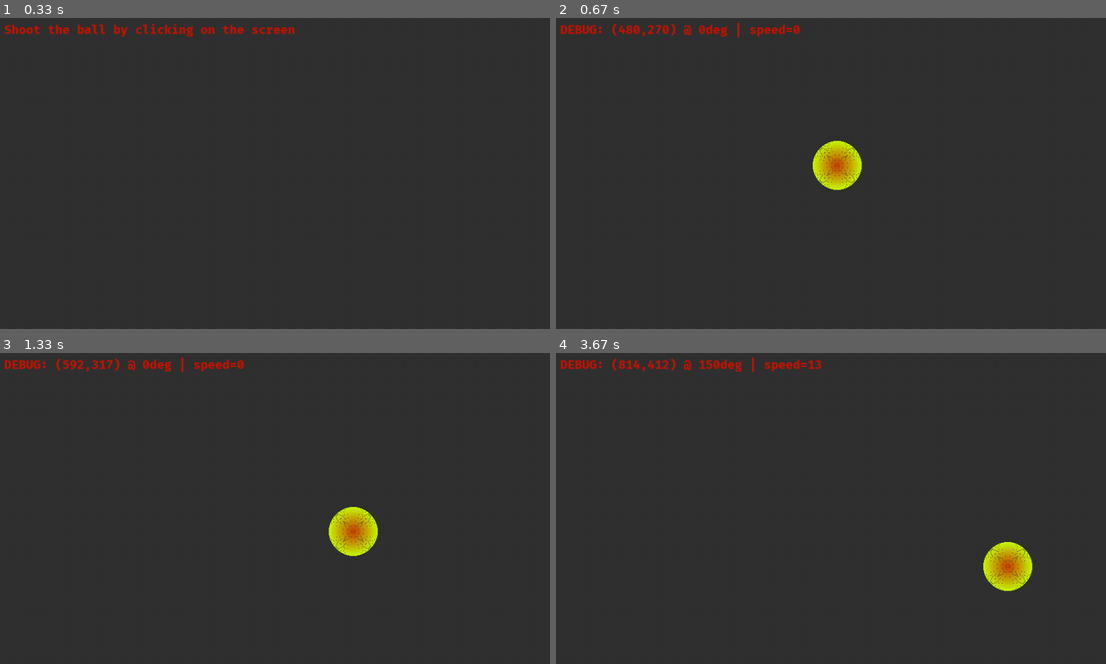
Above: before the commit, frames 1-4 (two rows, left to right).
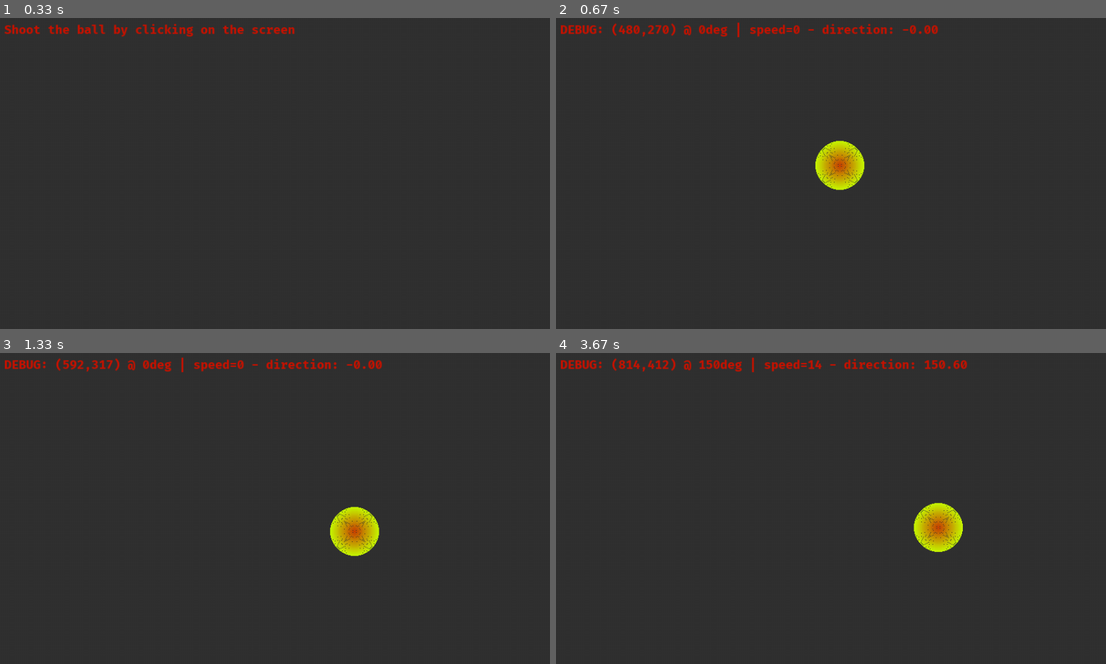
Above: after the commit, the same moments.

Repository: bhbmaster/pygame-shoot-ball
Game: pygame game, started from shoot.py
Same seed, same stepped clock (60 frames per second), same inputs: the game is played once before the commit and once after it.
Inputs (mouse positions are in pixels of both pictures, inside the frame that each line leads up to):
- Up to frame 1 (0.33 s): no input
- Up to frame 2 (0.67 s): click (836, 164) at 0.38 s
- Up to frame 3 (1.33 s): click (352, 530) at 1.22 s
- Up to frame 4 (3.67 s): click (605, 489) at 1.55 s; click (836, 542) at 1.88 s; click (963, 474) at 2.22 s; click (1056, 595) at 2.55 s; press the mouse at (1056, 595) at 2.87 s; move the mouse to (1056, 580) at 2.97 s; release the mouse at (1056, 570) at 3.1 s; press the mouse at (1056, 595) at 3.2 s; move the mouse to (957, 539) at 3.3 s; release the mouse at (864, 486) at 3.43 s; press the mouse at (1056, 595) at 3.53 s; move the mouse to (875, 514) at 3.63 s

Frame 1 is identical in both runs. In frame 2, 0.7% of the frame differs, in the area x 45-70%, y 1-56%; in frame 3, 0.6%; in frame 4, 2.6%, in the area x 47-87%, y 1-77%.

Commit message:
ball bounces off borders now & msg says direction - v0.0.3

Diff:
--- a/shoot.py
+++ b/shoot.py
@@ -3,8 +3,8 @@
 import random
 import math
 
-version = "0.0.2"
-FPS = 30
+version = "0.0.3"
+FPS = 60
 
 pygame.init()
 DisplayInfo=pygame.display.Info()
@@ -23,11 +23,13 @@
 
 font = pygame.font.Font("FiraCode-Bold.ttf", 18) # 32 fits nicely when screen 1000x1000
 msg = "Shoot the ball by clicking on the screen"
+info1 = ""
+info2 = ""
 
 circle_exists = False
 circle_time_mover = 0
 circle_min_speed = 0.5
-circle_max_speed = int(DIAGONAL/47) # gets us speed of around ~30 in 1000 by 1000 (1414 diag)
+circle_max_speed = int(DIAGONAL/45) # gets us speed of around ~30 in 1000 by 1000 (1414 diag)
 circle_speed = 0
 circle_fire_degrees = 0
 circle_radius = int(DIAGONAL/28) # gets us ball of size 50 in 1000 by 1000 (1414 diag)
@@ -37,6 +39,7 @@
 print(f"* Shoot Ball v{version} - Window Size {X}x{Y} - MaxSpeed: {circle_max_speed} - Radius: {circle_radius}")
 
 while True:
+    # draw grey background
     surface.fill(grey)
     if circle_exists:
         circle_time_mover += circle_speed
@@ -50,12 +53,6 @@
         if ev.type == pygame.MOUSEBUTTONDOWN:
             x_mouse , y_mouse = ev.pos
             circle_mouse_pos.append((x_mouse , y_mouse)) # note: doesn't have to be list (only 1 item saved with each mousedown and mouseup set)
-            # circle_exists = True
-            # circle_time_mover = 0
-            # mx = random.choice([-1,0,1])
-            # my = random.choice([-1,0,1])
-            # mx = math.cos(circle_fire_degrees*math.pi/180)
-            # my = -math.sin(circle_fire_degrees*math.pi/180)
         if ev.type == pygame.MOUSEBUTTONUP:
             x_mouse , y_mouse = ev.pos
             x0=circle_mouse_pos[0][0]
@@ -69,6 +66,7 @@
             theta_degrees = theta_radians * 180 / math.pi
             adjusted_degress = theta_degrees*-1
             # adjusted_degress = adjusted_degress+180  # uncomment to shoot like pool
+            # change in x and y (normalized)
             cDx = math.cos(adjusted_degress*math.pi/180)
             cDy = -math.sin(adjusted_degress*math.pi/180)
             # speed
@@ -77,17 +75,33 @@
             circle_speed = arrow_length / (max_speed_arrow_length/circle_max_speed)  # dividing by 40 makes it so max speed is 30
             if circle_speed > circle_max_speed: circle_speed=circle_max_speed
             if circle_speed < circle_min_speed: circle_speed=circle_min_speed
-            # setting circle
+            # setting circle / initializing the circle
             circle_exists = True
-            msg = f"DEBUG: ({x0},{y0}) @ {int(adjusted_degress)}deg | speed={int(circle_speed)}"
-            pygame.draw.circle(surface, pygame.Color(0,0,255), (x0, y0), 5, 0) # red start
-            pygame.draw.circle(surface, pygame.Color(255,0,0), (x1, y1), 5, 0) # green end
+            cX = x0
+            cY = y0
             circle_mouse_pos = [] # reset mouse events
             circle_time_mover = 0 # reset mover
+            info1 = f"DEBUG: ({x0},{y0}) @ {int(adjusted_degress)}deg | speed={int(circle_speed)}"
+            # dots for the start and end arrow vector
+            pygame.draw.circle(surface, pygame.Color(0,0,255), (x0, y0), 10, 0) # red start dot
+            pygame.draw.circle(surface, pygame.Color(255,0,0), (x1, y1), 10, 0) # green end dot
 
-
-    # drawings
+    # circle drawing + positions
     if circle_exists:
+        # if we hit border, adjust - top, bottom, right, left
+        if (cY + circle_radius > Y) or (cY - circle_radius < 0):
+            cDy = -cDy
+        if (cX + circle_radius > X) or (cX - circle_radius < 0):
+            cDx = -cDx
+        # debug2 - show direction
+        info2 = f" - direction: {-math.atan2(cDy, cDx) * 180 / math.pi:.2f}"
+        msg = info1 + info2
+        # next circle position
+        cX += cDx*circle_speed # (new - add change_in_x_normalized_ratio * circle_speed)
+        cY += cDy*circle_speed # (new - add change_in_y_normalized_ratio * circle_speed)
+        # cX = x0+cDx*circle_time_mover (old - absolute position)
+        # cY = y0+cDy*circle_time_mover (old - absolute position)
+        # draw circle
         circle_shades_prime = circle_shades + 1
         for i in range(circle_shades_prime):
             ratioR = (circle_shades_prime - i) / circle_shades_prime # moves from 1 to 0 smoothly (aka Ratio Reverse)
@@ -97,8 +111,6 @@
             cGreen = int(cGreenVar*ratio) + (255-cGreenVar)
             cBlue = 0
             cColor = pygame.Color(cRed,cGreen, cBlue)
-            cX = x0+cDx*circle_time_mover
-            cY = y0+cDy*circle_time_mover
             cR = circle_radius*ratio # moves from radius 0 to 1*circle_radius (small to big)
             cW = int(circle_radius/circle_shades_prime)+1
             pygame.draw.circle(surface, cColor, (cX, cY), cR, cW)
